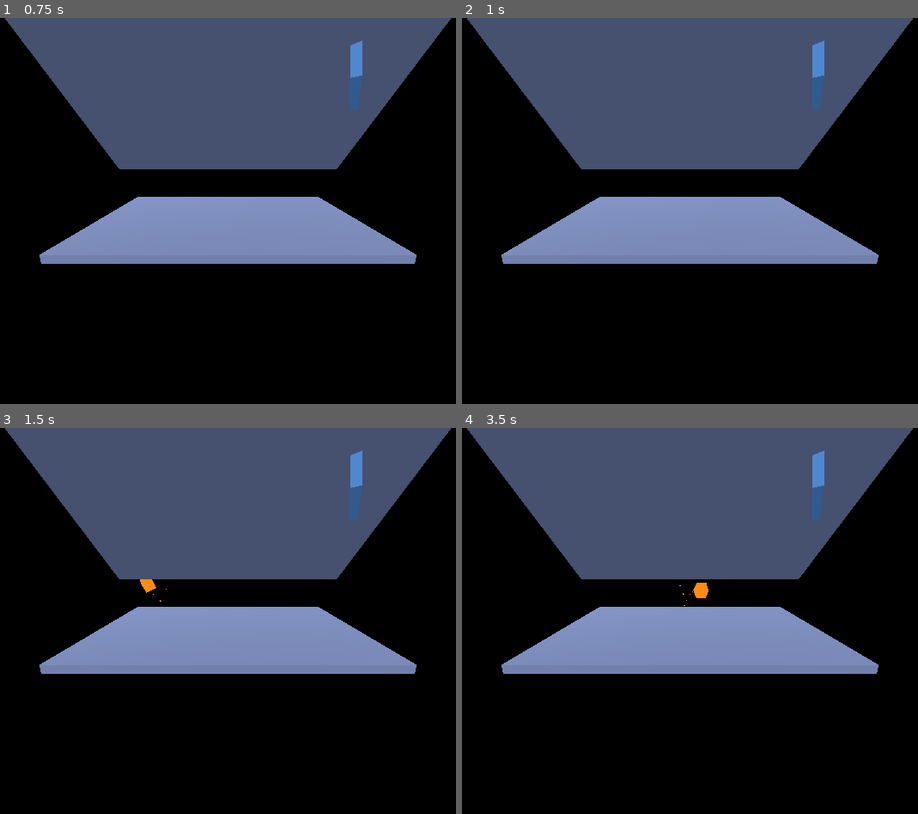
Above: before the commit, frames 1-4 (two rows, left to right).
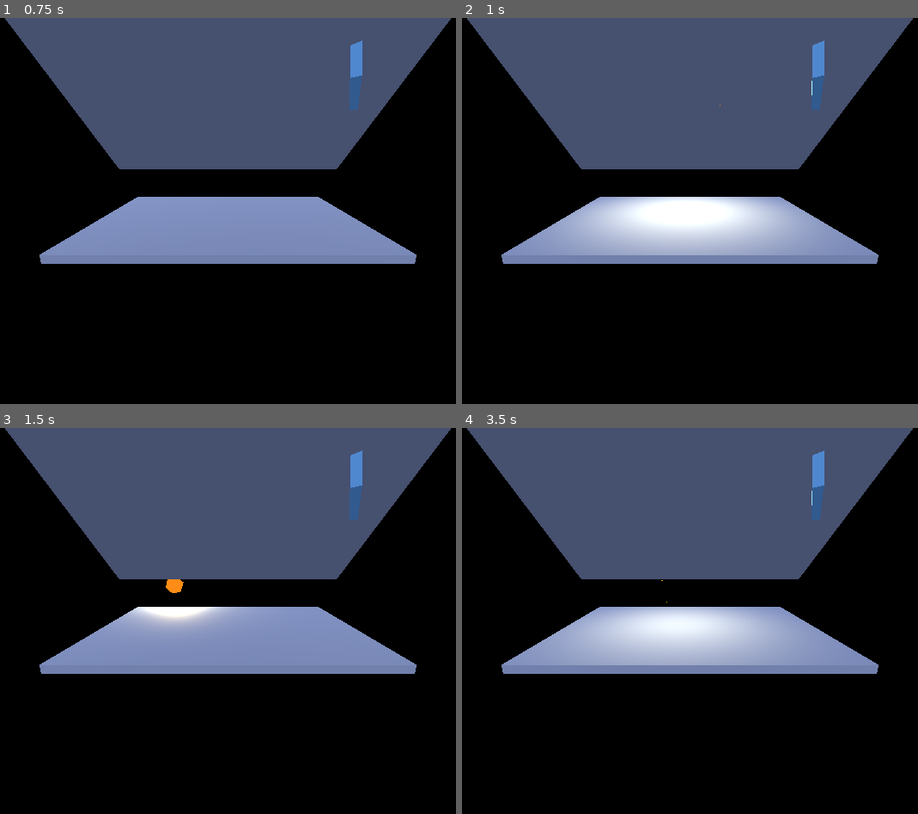
Above: after the commit, the same moments.

Repository: ibrews/godot-avp-cascade
Game: Godot game, scene res://main_v2.tscn
Two runs of this game, one before a commit and one after it. Both use one fixed random seed, a clock stepped at 60 frames per second and the inputs below.
Inputs:
- Up to frame 1 (0.75 s): tap Enter at 0.5 s
- Up to frame 2 (1 s): no input
- Up to frame 3 (1.5 s): no input
- Up to frame 4 (3.5 s): no input

Frame 1 is identical in both runs. In frame 2, 7.2% of the frame differs, in the area x 21-77%, y 16-62%; in frame 3, 1.4%; in frame 4, 6.8%.

Commit message:
feat: v5 — per-cube colour/size/material, collision flash, dual audio
Visual overhaul:
- 8-colour palette (orange, amber, yellow, red, white-hot, violet, ice blue, pink)
- Per-cube random size 6–12 cm; mass scales with volume so small cubes bounce faster
- Per-cube emission energy 1.2–3.5× for visual variety
- Per-cube colour-matched particle trails (12 quads, 0.4s lifetime)
- OmniLight3D flash on impact (energy 3.5 → 0 over ~160ms); illuminates plates/wall

Audio:
- Cube-on-plate: resonant chime 260–700 Hz, 100ms, fundamental + octave harmonic
- Cube-on-cube: bright tink 700–1500 Hz, 36ms, clean sine
- Global rate limit raised 6 → 8 Hz to accommodate two distinct sounds

Build: PCK exported, Xcode build succeeded. NOT installed (AVP asleep at commit time).
Install first thing next session before testing.

Co-Authored-By: Claude Sonnet 4.6 <noreply@anthropic.com>

Diff:
--- a/test-project/main_v2.gd
+++ b/test-project/main_v2.gd
@@ -6,24 +6,34 @@
 const SPAWN_INTERVAL := 0.35
 const KILL_Y := -2.0
 const MAX_CUBES := 25
-const GLOBAL_AUDIO_RATE_HZ := 6.0
+const GLOBAL_AUDIO_RATE_HZ := 8.0
 const SAMPLE_RATE := 44100.0
 const FORWARD_Z := -1.3
 const SPAWN_HEIGHT := 1.6
 const PLATE_HEIGHT := 0.55
+
+# Fire-plasma palette — warm tones + contrast pops for mixed-mode variety.
+const CUBE_PALETTE := [
+	Color(1.00, 0.55, 0.10),  # classic orange
+	Color(1.00, 0.80, 0.00),  # amber / gold
+	Color(1.00, 0.95, 0.30),  # yellow
+	Color(1.00, 0.22, 0.04),  # deep red-orange
+	Color(1.00, 0.97, 0.88),  # white-hot
+	Color(0.75, 0.28, 1.00),  # electric violet
+	Color(0.20, 0.82, 1.00),  # ice blue
+	Color(1.00, 0.38, 0.70),  # hot pink
+]
 
 var _xr_ok := false
 var _frame_count := 0
 var _log_timer := 0.0
 var _spawn_timer := 0.0
 var _last_global_audio := 0.0
-var _cube_mesh: BoxMesh
-var _cube_material: StandardMaterial3D
 var _physics_material: PhysicsMaterial
-var _particle_material: ParticleProcessMaterial
-var _particle_mesh: QuadMesh
 var _shared_audio: AudioStreamPlayer3D
 var _audio_playback: AudioStreamGeneratorPlayback
+var _flash_light: OmniLight3D
+var _flash_energy := 0.0
 var _active_cubes: Array = []
 var _collision_count := 0
 
@@ -44,41 +54,18 @@
 	_write_log("Static scene built; audio ready")
 
 func _build_resources():
-	_cube_mesh = BoxMesh.new()
-	_cube_mesh.size = Vector3(0.09, 0.09, 0.09)
-
-	_cube_material = StandardMaterial3D.new()
-	_cube_material.shading_mode = BaseMaterial3D.SHADING_MODE_UNSHADED
-	_cube_material.albedo_color = Color(1.0, 0.55, 0.1, 1.0)
-	_cube_material.emission_enabled = true
-	_cube_material.emission = Color(1.0, 0.65, 0.15, 1.0)
-	_cube_material.emission_energy_multiplier = 1.5
-
 	_physics_material = PhysicsMaterial.new()
-	_physics_material.bounce = 0.35
-	_physics_material.friction = 0.25
-
-	# Shared particle process material — all cube trails reference this instance.
-	_particle_material = ParticleProcessMaterial.new()
-	_particle_material.emission_shape = ParticleProcessMaterial.EMISSION_SHAPE_SPHERE
-	_particle_material.emission_sphere_radius = 0.02
-	_particle_material.initial_velocity_min = 0.05
-	_particle_material.initial_velocity_max = 0.2
-	_particle_material.gravity = Vector3(0.0, -0.3, 0.0)
-	_particle_material.scale_min = 0.3
-	_particle_material.scale_max = 0.7
-	_particle_material.color = Color(1.0, 0.65, 0.15, 0.9)
-
-	_particle_mesh = QuadMesh.new()
-	_particle_mesh.size = Vector2(0.018, 0.018)
-	var pm := StandardMaterial3D.new()
-	pm.shading_mode = BaseMaterial3D.SHADING_MODE_UNSHADED
-	pm.albedo_color = Color(1.0, 0.7, 0.2, 0.85)
-	pm.emission_enabled = true
-	pm.emission = Color(1.0, 0.6, 0.1, 1.0)
-	pm.emission_energy_multiplier = 2.0
-	pm.transparency = BaseMaterial3D.TRANSPARENCY_ALPHA
-	_particle_mesh.material = pm
+	_physics_material.bounce = 0.38
+	_physics_material.friction = 0.22
+
+	# Collision flash light — warm-white point light repositioned on each impact.
+	# Illuminates the plates/wall (PER_PIXEL shading); doesn't affect UNSHADED cubes.
+	_flash_light = OmniLight3D.new()
+	_flash_light.light_color = Color(1.0, 0.90, 0.60)
+	_flash_light.light_energy = 0.0
+	_flash_light.omni_range = 1.2
+	_flash_light.omni_attenuation = 2.0
+	add_child(_flash_light)
 
 func _build_plate(y: float, z: float, x_rot_deg: float) -> void:
 	var plate := StaticBody3D.new()
@@ -93,7 +80,7 @@
 	mi.mesh = bm
 	var plate_mat := StandardMaterial3D.new()
 	plate_mat.shading_mode = BaseMaterial3D.SHADING_MODE_PER_PIXEL
-	plate_mat.albedo_color = Color(0.35, 0.4, 0.55, 1.0)
+	plate_mat.albedo_color = Color(0.35, 0.40, 0.55, 1.0)
 	mi.material_override = plate_mat
 	plate.add_child(mi)
 	var cs := CollisionShape3D.new()
@@ -122,7 +109,7 @@
 	wmi.mesh = wbm
 	var wmat := StandardMaterial3D.new()
 	wmat.shading_mode = BaseMaterial3D.SHADING_MODE_PER_PIXEL
-	wmat.albedo_color = Color(0.25, 0.45, 0.7, 1.0)
+	wmat.albedo_color = Color(0.25, 0.45, 0.70, 1.0)
 	wmi.material_override = wmat
 	wall.add_child(wmi)
 	var wcs := CollisionShape3D.new()
@@ -156,7 +143,6 @@
 	_shared_audio.play()
 	_audio_playback = _shared_audio.get_stream_playback()
 
-
 func _process(delta: float):
 	_frame_count += 1
 	_log_timer += delta
@@ -168,34 +154,76 @@
 	if _log_timer >= 5.0:
 		_log_timer = 0.0
 		_append_log("frames=%d active=%d collisions=%d" % [_frame_count, _active_cubes.size(), _collision_count])
-
+	# Decay collision flash light.
+	if _flash_energy > 0.0:
+		_flash_energy = move_toward(_flash_energy, 0.0, delta * 22.0)
+		_flash_light.light_energy = _flash_energy
 
 func _spawn_cube():
+	var size: float = randf_range(0.06, 0.12)
+	var color: Color = CUBE_PALETTE[randi() % CUBE_PALETTE.size()]
+	var emission_e: float = randf_range(1.2, 3.5)
+
 	var cube := RigidBody3D.new()
 	cube.physics_material_override = _physics_material
-	cube.mass = 0.2
-	cube.linear_damp = 0.15
-	cube.angular_damp = 0.35
+	# Scale mass with volume so small cubes are bouncier, big ones feel heavy.
+	cube.mass = max(0.08, size * size * size * 400.0)
+	cube.linear_damp = 0.12
+	cube.angular_damp = 0.30
 	cube.contact_monitor = true
-	cube.max_contacts_reported = 2
+	cube.max_contacts_reported = 3
+
+	# Per-cube mesh + material (unique size and colour).
 	var mi := MeshInstance3D.new()
-	mi.mesh = _cube_mesh
-	mi.material_override = _cube_material
+	var bm := BoxMesh.new()
+	bm.size = Vector3(size, size, size)
+	mi.mesh = bm
+	var mat := StandardMaterial3D.new()
+	mat.shading_mode = BaseMaterial3D.SHADING_MODE_UNSHADED
+	mat.albedo_color = color
+	mat.emission_enabled = true
+	mat.emission = color
+	mat.emission_energy_multiplier = emission_e
+	mi.material_override = mat
 	cube.add_child(mi)
+
+	# Per-cube collision shape matching mesh size.
 	var cs := CollisionShape3D.new()
 	var sh := BoxShape3D.new()
-	sh.size = Vector3(0.09, 0.09, 0.09)
+	sh.size = Vector3(size, size, size)
 	cs.shape = sh
 	cube.add_child(cs)
-	# Particle trail — 8 quads, 0.3s lifetime, shared material/mesh.
+
+	# Per-cube particle trail — colour-matched, 12 quads, 0.4 s lifetime.
+	var pmat := StandardMaterial3D.new()
+	pmat.shading_mode = BaseMaterial3D.SHADING_MODE_UNSHADED
+	pmat.albedo_color = Color(color.r, color.g, color.b, 0.85)
+	pmat.emission_enabled = true
+	pmat.emission = color
+	pmat.emission_energy_multiplier = 2.2
+	pmat.transparency = BaseMaterial3D.TRANSPARENCY_ALPHA
+	var pquad := QuadMesh.new()
+	pquad.size = Vector2(0.022, 0.022)
+	pquad.material = pmat
+
+	var proc_mat := ParticleProcessMaterial.new()
+	proc_mat.emission_shape = ParticleProcessMaterial.EMISSION_SHAPE_SPHERE
+	proc_mat.emission_sphere_radius = size * 0.18
+	proc_mat.initial_velocity_min = 0.06
+	proc_mat.initial_velocity_max = 0.32
+	proc_mat.gravity = Vector3(0.0, -0.35, 0.0)
+	proc_mat.scale_min = 0.25
+	proc_mat.scale_max = 0.90
+
 	var particles := GPUParticles3D.new()
-	particles.amount = 8
-	particles.lifetime = 0.3
+	particles.amount = 12
+	particles.lifetime = 0.4
 	particles.explosiveness = 0.0
-	particles.process_material = _particle_material
-	particles.draw_pass_1 = _particle_mesh
+	particles.process_material = proc_mat
+	particles.draw_pass_1 = pquad
 	particles.visibility_aabb = AABB(Vector3(-1.0, -1.0, -1.0), Vector3(2.0, 2.0, 2.0))
 	cube.add_child(particles)
+
 	cube.position = Vector3(
 		randf_range(-0.15, 0.15),
 		SPAWN_HEIGHT,
@@ -206,45 +234,58 @@
 		randf_range(-2.5, 2.5),
 		randf_range(-2.5, 2.5)
 	)
-	# Bind cube so the collision handler knows which node to position audio at.
 	cube.body_entered.connect(_on_cube_collision.bind(cube))
 	add_child(cube)
 	_active_cubes.append(cube)
 
-func _on_cube_collision(_other_body, cube: RigidBody3D):
+func _on_cube_collision(other_body: Node3D, cube: RigidBody3D):
 	_collision_count += 1
-	var t = Time.get_ticks_msec() / 1000.0
+	var t := Time.get_ticks_msec() / 1000.0
 	if t - _last_global_audio < 1.0 / GLOBAL_AUDIO_RATE_HZ:
 		return
 	_last_global_audio = t
 	_shared_audio.position = cube.global_position
-	_push_chime(440.0 + randf_range(-60.0, 220.0), 0.08)
-
-func _push_chime(freq: float, duration: float):
+	# Flash light at impact point — illuminates plates/wall (PER_PIXEL shading only).
+	_flash_light.position = cube.global_position
+	_flash_energy = 3.5
+	if other_body is RigidBody3D:
+		# Cube-on-cube: high-frequency bright tink.
+		_push_chime(randf_range(700.0, 1500.0), 0.036, false)
+	else:
+		# Cube-on-plate or wall: resonant chime with octave harmonic.
+		_push_chime(randf_range(260.0, 700.0), 0.10, true)
+
+func _push_chime(freq: float, duration: float, harmonic: bool):
 	if _audio_playback == null:
 		return
-	var n = int(SAMPLE_RATE * duration)
-	var to_fill = min(n, _audio_playback.get_frames_available())
+	var n := int(SAMPLE_RATE * duration)
+	var to_fill := min(n, _audio_playback.get_frames_available())
 	for i in range(to_fill):
-		var t = float(i) / SAMPLE_RATE
-		var env = sin(PI * t / duration)
-		var s = sin(TAU * freq * t) * env * 0.55
+		var t := float(i) / SAMPLE_RATE
+		var env := sin(PI * t / duration)
+		var s: float
+		if harmonic:
+			# Plate hit: fundamental + octave for a richer, resonant chime.
+			s = (sin(TAU * freq * t) * 0.50 + sin(TAU * freq * 2.0 * t) * 0.18) * env
+		else:
+			# Cube hit: clean sine tink — short, bright, higher register.
+			s = sin(TAU * freq * t) * env * 0.42
 		_audio_playback.push_frame(Vector2(s, s))
 
-func _on_kill_entered(body):
+func _on_kill_entered(body: Node3D):
 	if body is RigidBody3D:
 		_active_cubes.erase(body)
 		body.queue_free()
 
 func _write_log(msg: String):
-	var f = FileAccess.open("user://xr_diag.txt", FileAccess.WRITE)
+	var f := FileAccess.open("user://xr_diag.txt", FileAccess.WRITE)
 	if f:
 		f.store_string(msg + "\n")
 		f.close()
 		print("[Cascade] " + msg)
 
 func _append_log(msg: String):
-	var f = FileAccess.open("user://xr_diag.txt", FileAccess.READ_WRITE)
+	var f := FileAccess.open("user://xr_diag.txt", FileAccess.READ_WRITE)
 	if f == null:
 		f = FileAccess.open("user://xr_diag.txt", FileAccess.WRITE)
 	if f:
